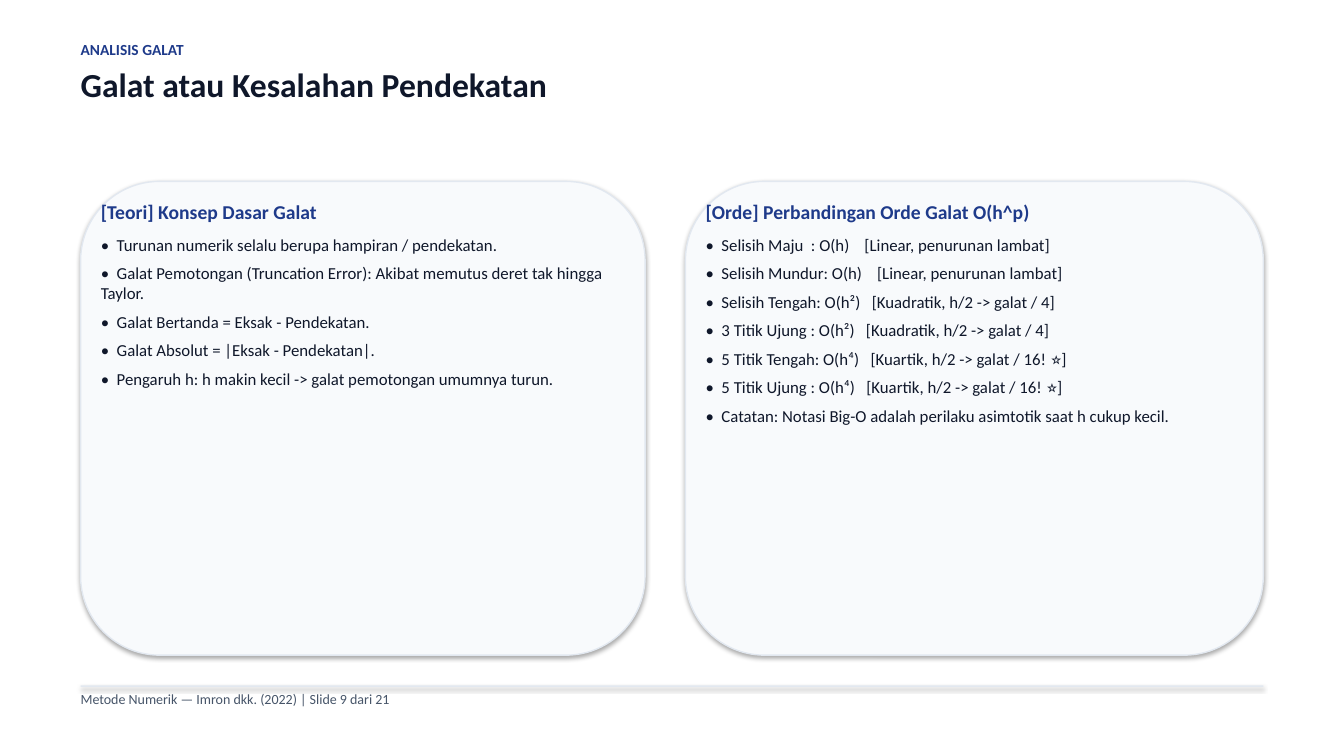
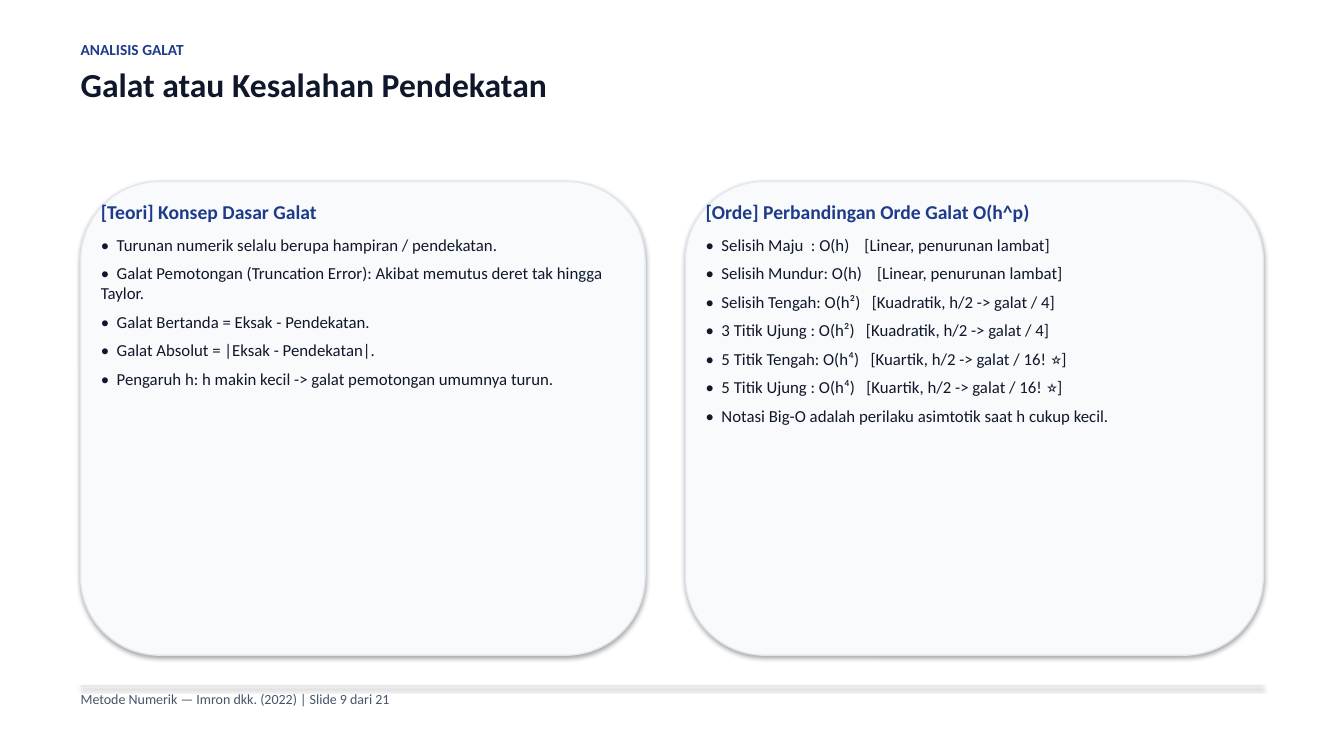
Before and after one commit to Moreyartea/Diferensiasi-Numerik, a slide deck: slide 9 of Diferensiasi_Numerik.pptx. Drawn at 1344x756 pixels with LibreOffice and Linux fonts; fonts in the diff are those of the drawing. Boxes give left, top, right and bottom in pixels: in the first picture for what was removed or moved away, otherwise in the second. Text is boxed around its words. In the diff, an @@ line names an element or a change of style, - is before the commit and + after.

```diff
--- a/Diferensiasi_Numerik.pptx
+++ b/Diferensiasi_Numerik.pptx
@@ text at [721,410,1108,425]: text changed @@
-• Catatan: Notasi Big-O adalah perilaku asimtotik saat h cukup kecil.
+• Notasi Big-O adalah perilaku asimtotik saat h cukup kecil.
```
Also in this commit, not shown: 10 other slides changed, 4 other files.
